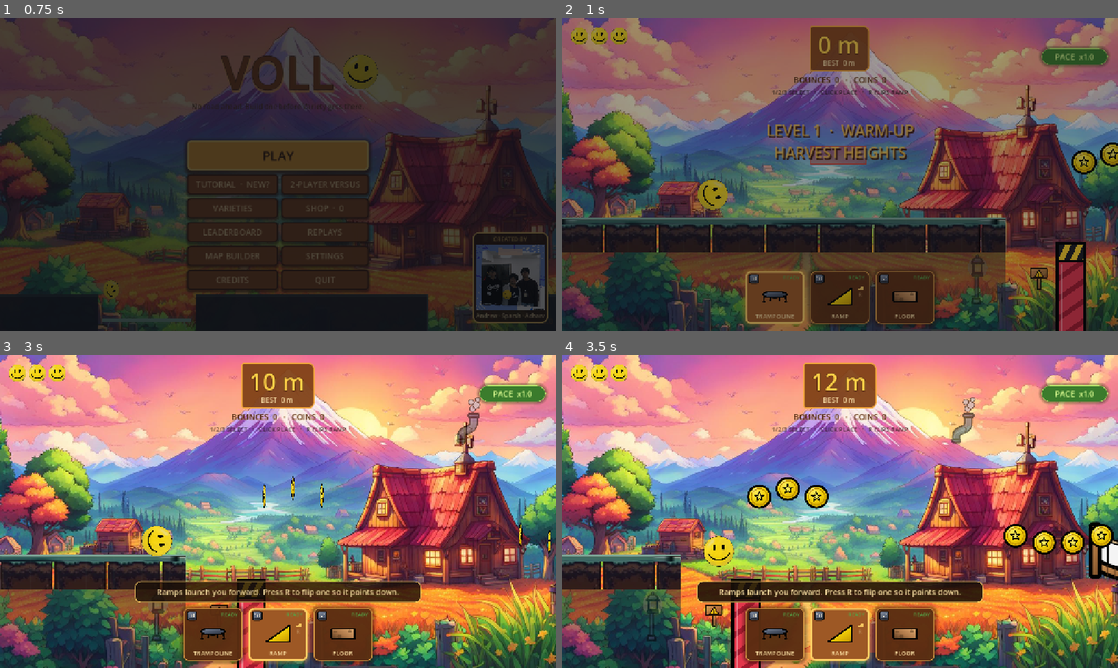
Above: before the commit, frames 1-4 (two rows, left to right).
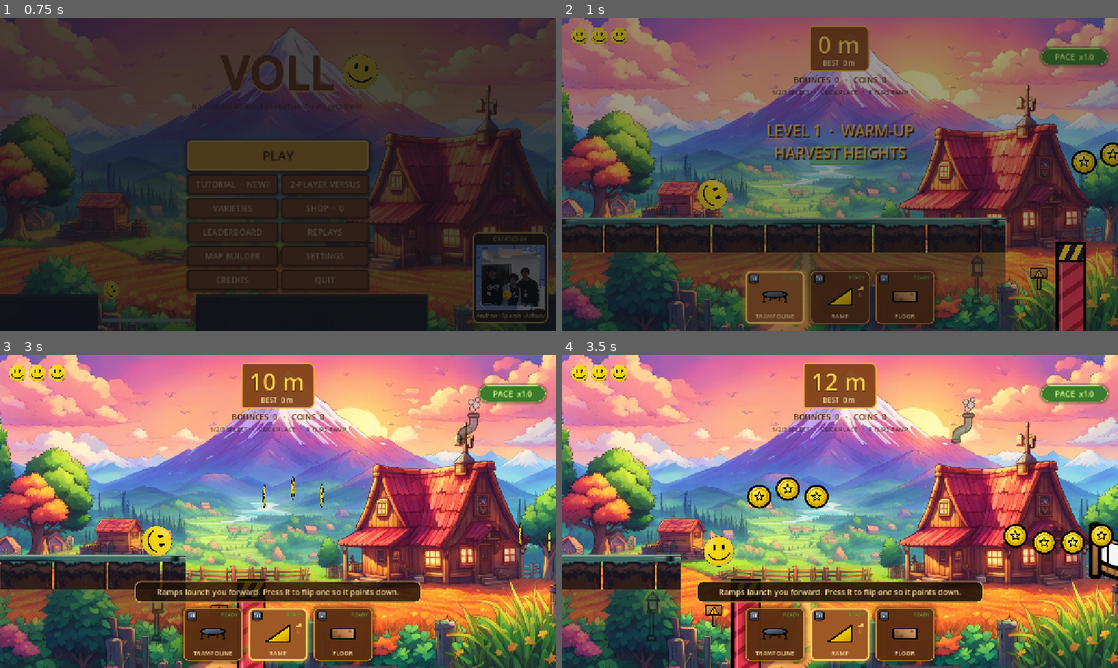
Above: after the commit, the same moments.

Repository: ImSpxrsh/Vollo
Game: Godot game, scene res://scenes/ui/MainMenu.tscn
Same seed, same stepped clock (60 frames per second), same inputs: the game is played once before the commit and once after it. Sound files missing from this copy of the repository are replaced by a short silence.
Inputs:
- Up to frame 1 (0.75 s): click "PLAY" at 0.5 s
- Up to frame 2 (1 s): no input
- Up to frame 3 (3 s): click "READY" at 1.25 s; click "READY" at 2 s; click "READY" at 2.75 s
- Up to frame 4 (3.5 s): no input

Frame 1 is identical in both runs. In frame 2, 0.3% of the frame differs, in the area x 44-55%, y 40-47%; in frame 3, 0.1%; in frame 4, 0.1%.
Error before the commit: Invalid access to property or key 'placement_filter' on a base object of type 'Node (GameManager.gd)'. (res://scenes/game/ItemPlacer.gd:146)

Commit message:
Tutorial: placement filter hook and slow-mo respects time hold
GameManager.gd: adds placement_filter (reset every run) so the tutorial can gate player placements, and start_slowmo now uses base_time_scale() so a slow-mo pickup does not override the tutorial slowdown.

Diff:
--- a/godot/autoload/GameManager.gd
+++ b/godot/autoload/GameManager.gd
@@ -61,6 +61,10 @@
 const REPLAY_SCENE := "res://scenes/game/replay_player.tscn"
 const BOT_NAMES := ["EASY", "NORMAL", "HARD", "EXTREME"]
 var input_locked := false
+## Optional gate for player 0's placements (used by the tutorial).
+## Called as (item, world_pos, preview) and returns the position to build at,
+## or null to refuse the placement.
+var placement_filter := Callable()
 
 var _hitstop_id := 0
 var speed_mult := 1
@@ -157,6 +161,7 @@
 	slowmo_left = 0.0
 	cleared = false
 	time_hold = 1.0
+	placement_filter = Callable()
 	if not versus and not is_custom_run():
 		SaveManager.begin_run()
 	var hearts := MAX_HEALTH + (1 if SaveManager.has_upgrade("extra_heart") and not versus and not is_custom_run() else 0)
@@ -387,7 +392,7 @@
 		return
 	var was_active := slowmo_left > 0.0
 	slowmo_left = SLOWMO_TIME
-	Engine.time_scale = SLOWMO_SCALE * speed_mult
+	Engine.time_scale = base_time_scale()
 	if not was_active:
 		slowmo_changed.emit(true)
 
